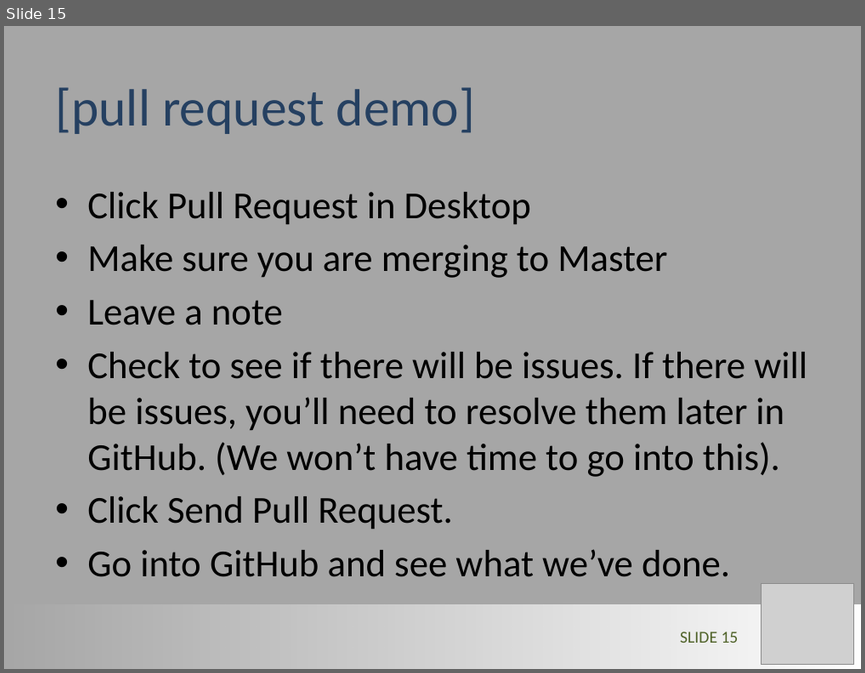
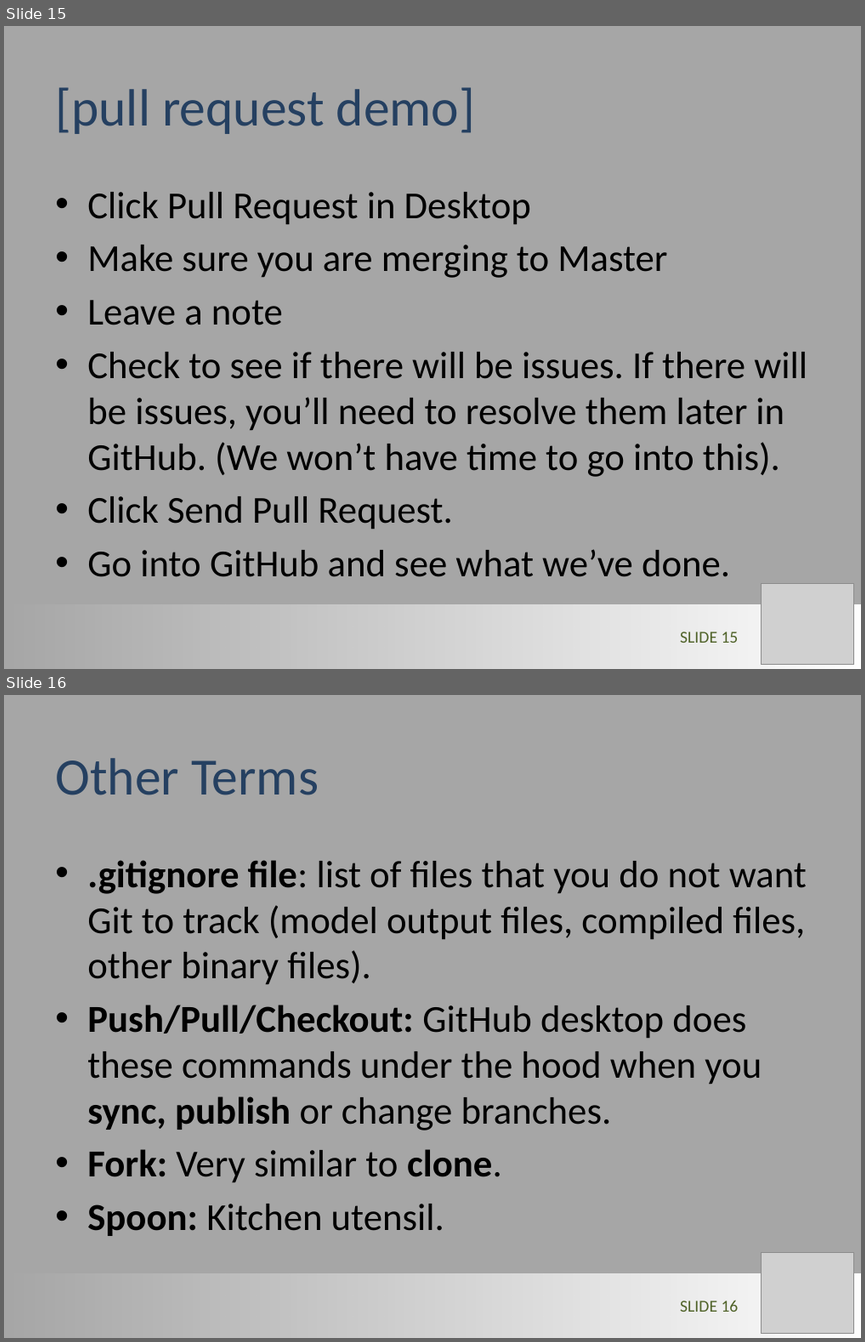
Before and after one commit to LimnoTech/Forum-GitHub, a slide deck: GitHub_Steve.pptx. Shown one above the other, each under a label of ours: slide 15 before the commit, slides 15 and 16 after it. The pictures are 865x673 and 865x1342 pixels, drawn with LibreOffice and Linux fonts; fonts in the diff are those of the drawing; grey boxes stand for pictures. Boxes give left, top, right and bottom in pixels: in the first picture for what was removed or moved away, otherwise in the second. Text is boxed around its words. In the diff, an @@ line names an element or a change of style, - is before the commit and + after.

Commit message:
more edits to powerpoint

```diff
--- a/GitHub_Steve.pptx
+++ b/GitHub_Steve.pptx
@@ slide 16 added at [4,695,861,1338], background #A6A6A6 @@
@@ title added at [55,758,318,795], 44 pt, text #254061 @@
+Other Terms
@@ text added at [87,860,806,1236], 32 pt, text #000000 @@
+• .gitignore file: list of files that you do not want Git to track (model output files, compiled files, other binary files).
+• Push/Pull/Checkout: GitHub desktop does these commands under the hood when you sync, publish or change branches.
+• Fork: Very similar to clone.
+• Spoon: Kitchen utensil.
@@ picture added at [760,1252,853,1333] @@
@@ rectangle added at [4,1273,861,1338], fill gradient #FFFFFF @@
@@ page number added at [680,1299,738,1311], 14 pt, text #4F6228 @@
+SLIDE 16
```
Also in this commit, not shown: 2 slides removed.
